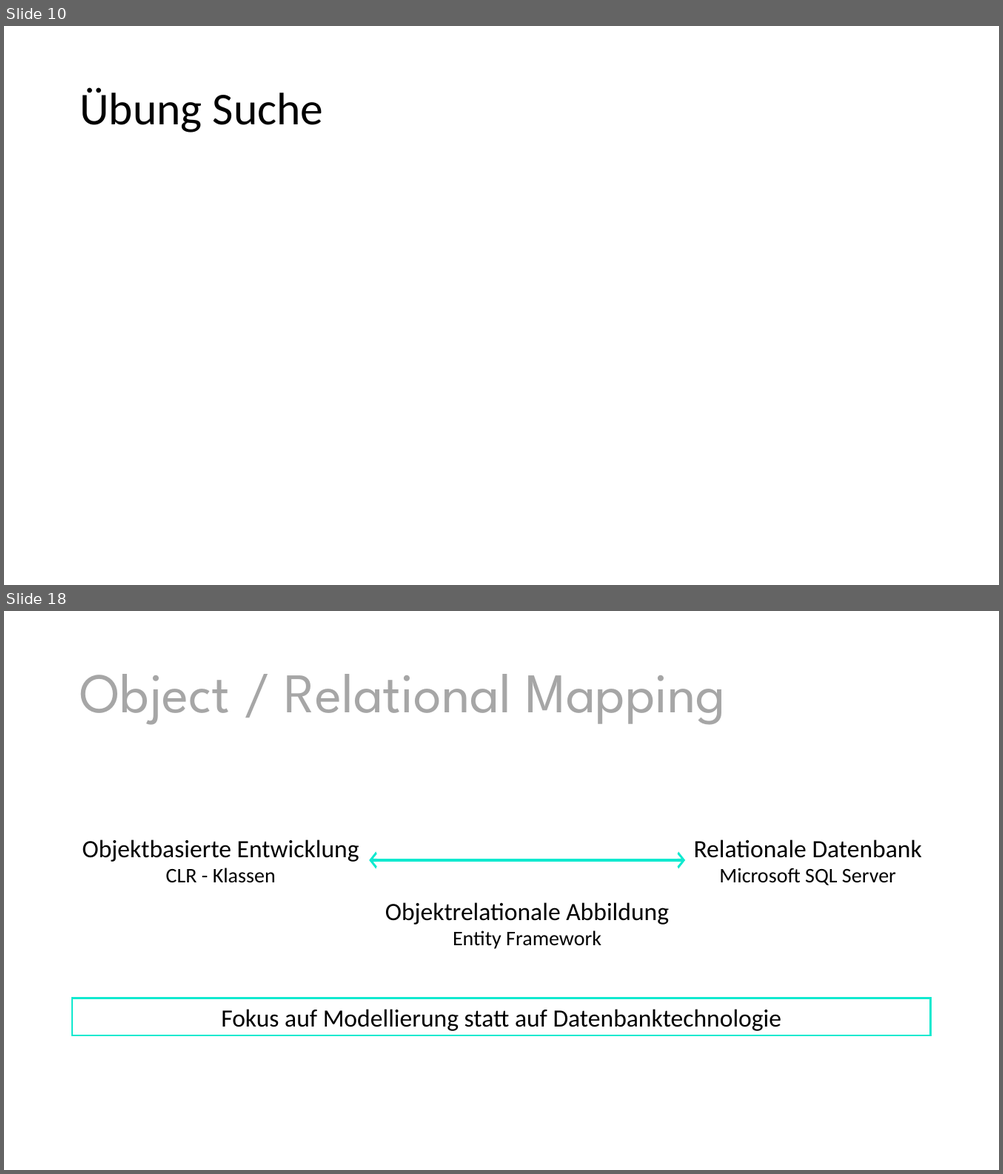
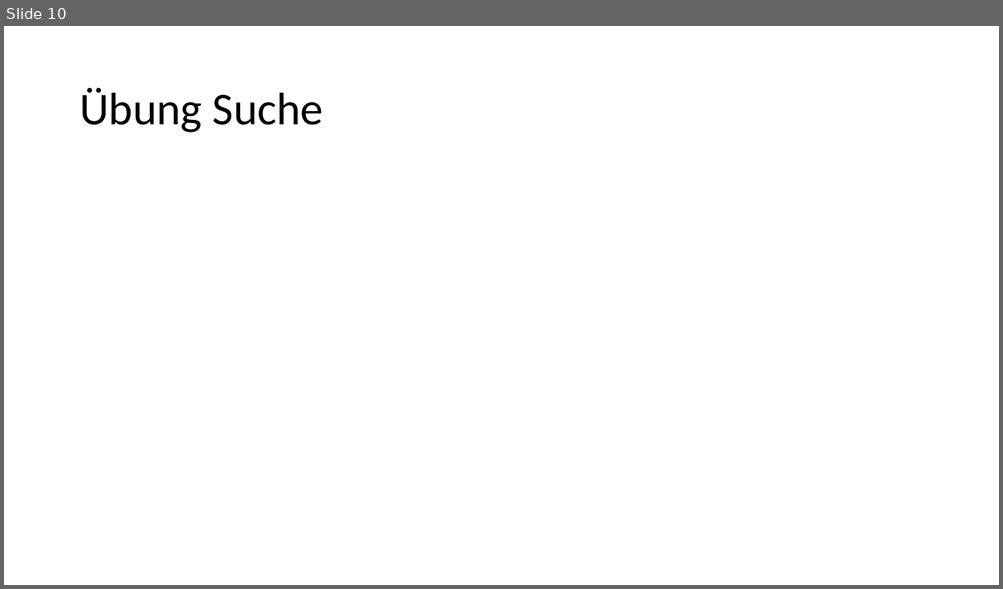
Before and after one commit to ppedvAG/WebformsKurs, a slide deck: 08ManagingDataAccess.pptx. Shown one above the other, each under a label of ours: slides 10 and 18 before the commit, slide 10 after it; the slides between them are not shown. The pictures are 1003x1174 and 1003x589 pixels, drawn with LibreOffice and Linux fonts; fonts in the diff are those of the drawing. Boxes give left, top, right and bottom in pixels: in the first picture for what was removed or moved away, otherwise in the second. Text is boxed around its words. In the diff, an @@ line names an element or a change of style, - is before the commit and + after.

```diff
--- a/08ManagingDataAccess.pptx
+++ b/08ManagingDataAccess.pptx
@@ slide 18 removed at box(4, 611, 999, 1170), background #FFFFFF @@
@@ title removed at box(79, 674, 726, 725) @@
-Object / Relational Mapping
@@ text removed at box(82, 840, 359, 883) @@
-Objektbasierte Entwicklung
-CLR - Klassen
@@ text removed at box(694, 840, 922, 886) @@
-Relationale Datenbank
-Microsoft SQL Server
@@ double arrow removed from (369, 860) to (686, 860) @@
@@ text removed at box(385, 903, 669, 949) @@
-Objektrelationale Abbildung
-Entity Framework
@@ rectangle removed at box(73, 998, 930, 1036) @@
-Fokus auf Modellierung statt auf Datenbanktechnologie
```
Also in this commit, not shown: 1 slide changed, 4 slides added, 16 other slides removed, 34 other files.
